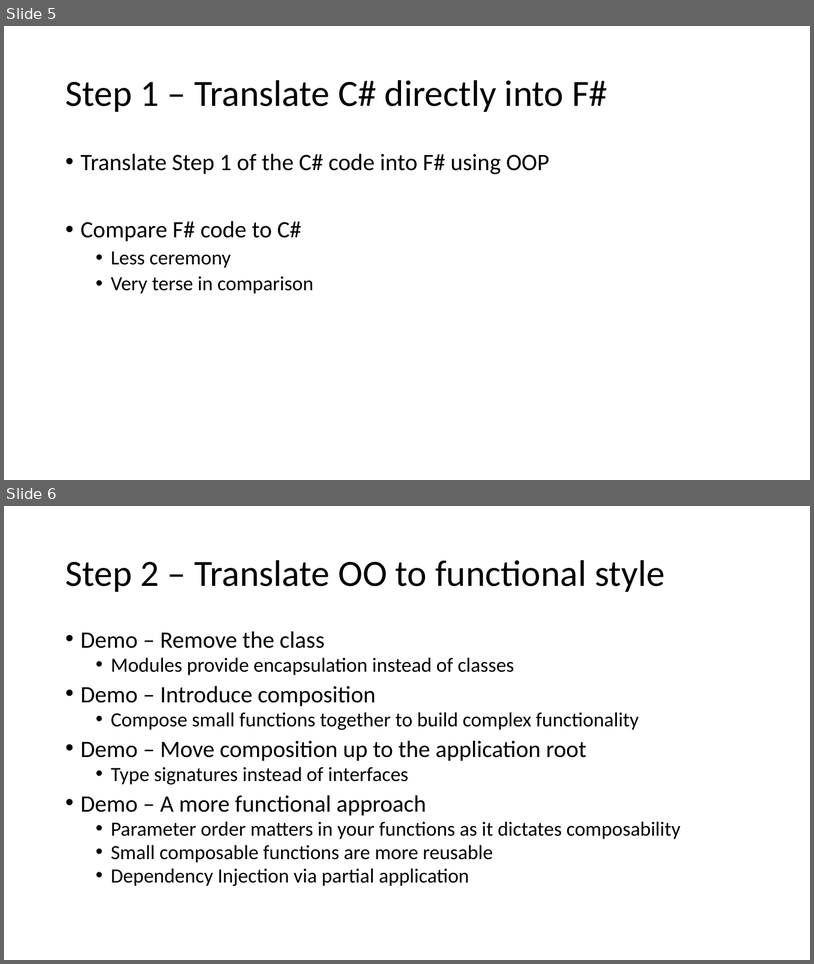
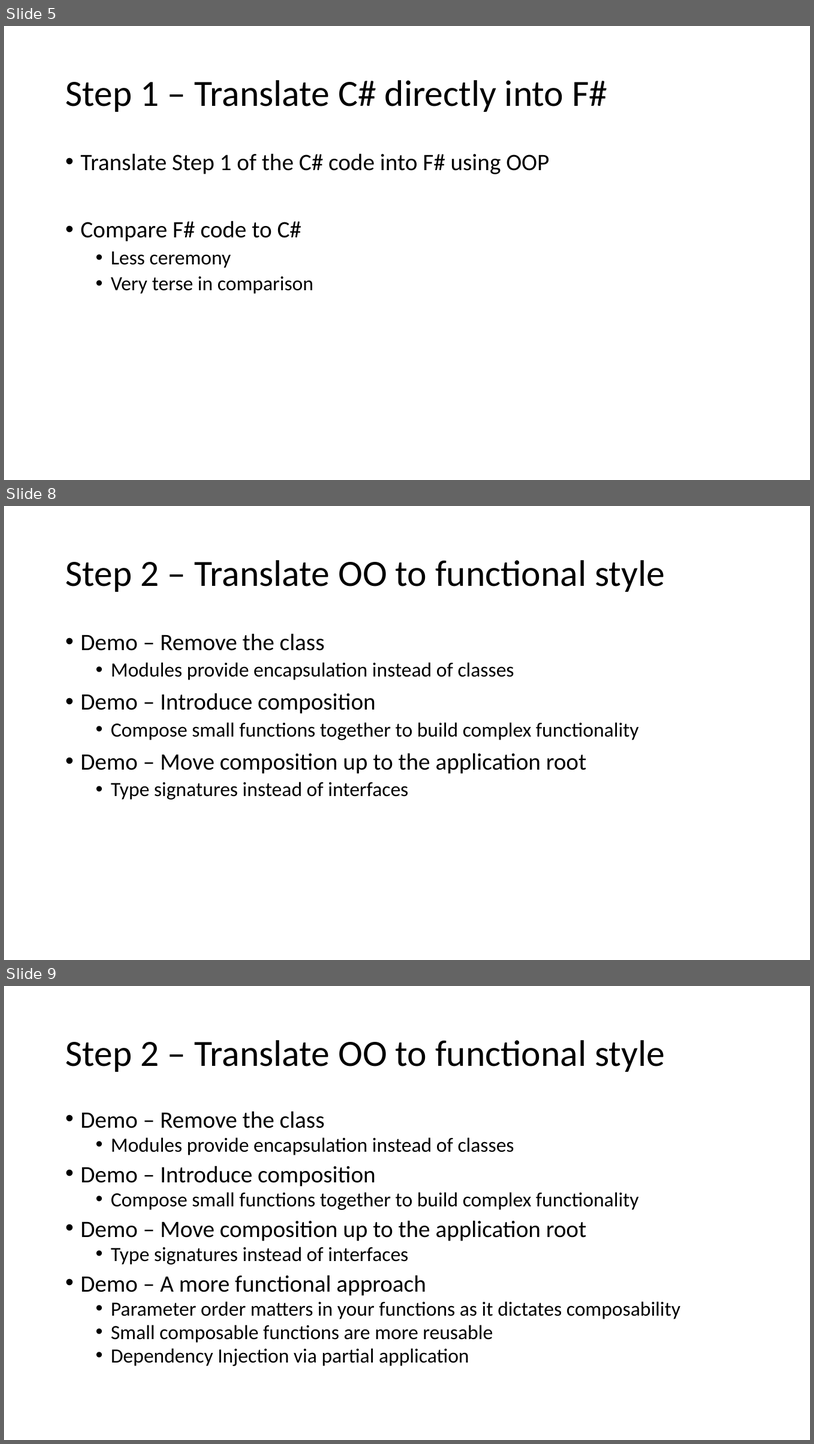
Before and after one commit to kiwicayne/fsharp-di-talk, a slide deck: Presentation.pptx. Shown one above the other, each under a label of ours: slides 5 and 6 before the commit, slides 5, 8 and 9 after it; the slides between them are not shown. The pictures are 814x964 and 814x1444 pixels, drawn with LibreOffice and Linux fonts; fonts in the diff are those of the drawing. Boxes give left, top, right and bottom in pixels: in the first picture for what was removed or moved away, otherwise in the second. Text is boxed around its words. In the diff, an @@ line names an element or a change of style, - is before the commit and + after.

```diff
--- a/Presentation.pptx
+++ b/Presentation.pptx
@@ slide 8 added at (4,506,810,960), background #FFFFFF @@
@@ title added at (65,560,665,592), 44 pt, text #000000 @@
+Step 2 – Translate OO to functional style
@@ text added at (81,633,639,799), 24 pt, text #000000 @@
+• Demo – Remove the class
+  • Modules provide encapsulation instead of classes
+• Demo – Introduce composition
+  • Compose small functions together to build complex functionality
+• Demo – Move composition up to the application root
+  • Type signatures instead of interfaces
@@ what was slide 6 is now slide 9 @@
```
Also in this commit, not shown: 1 slide changed, 2 other slides added, 1 other file.
